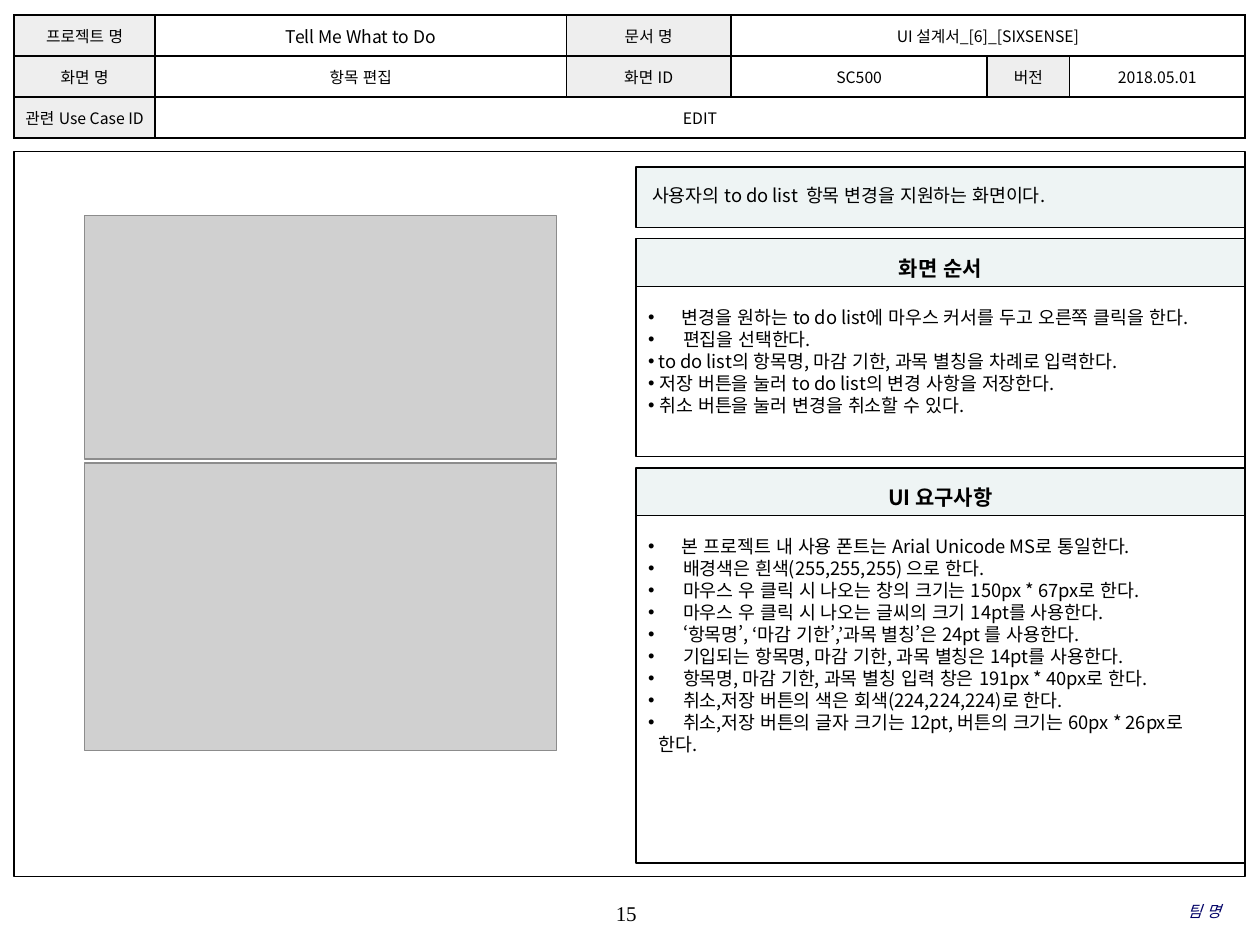
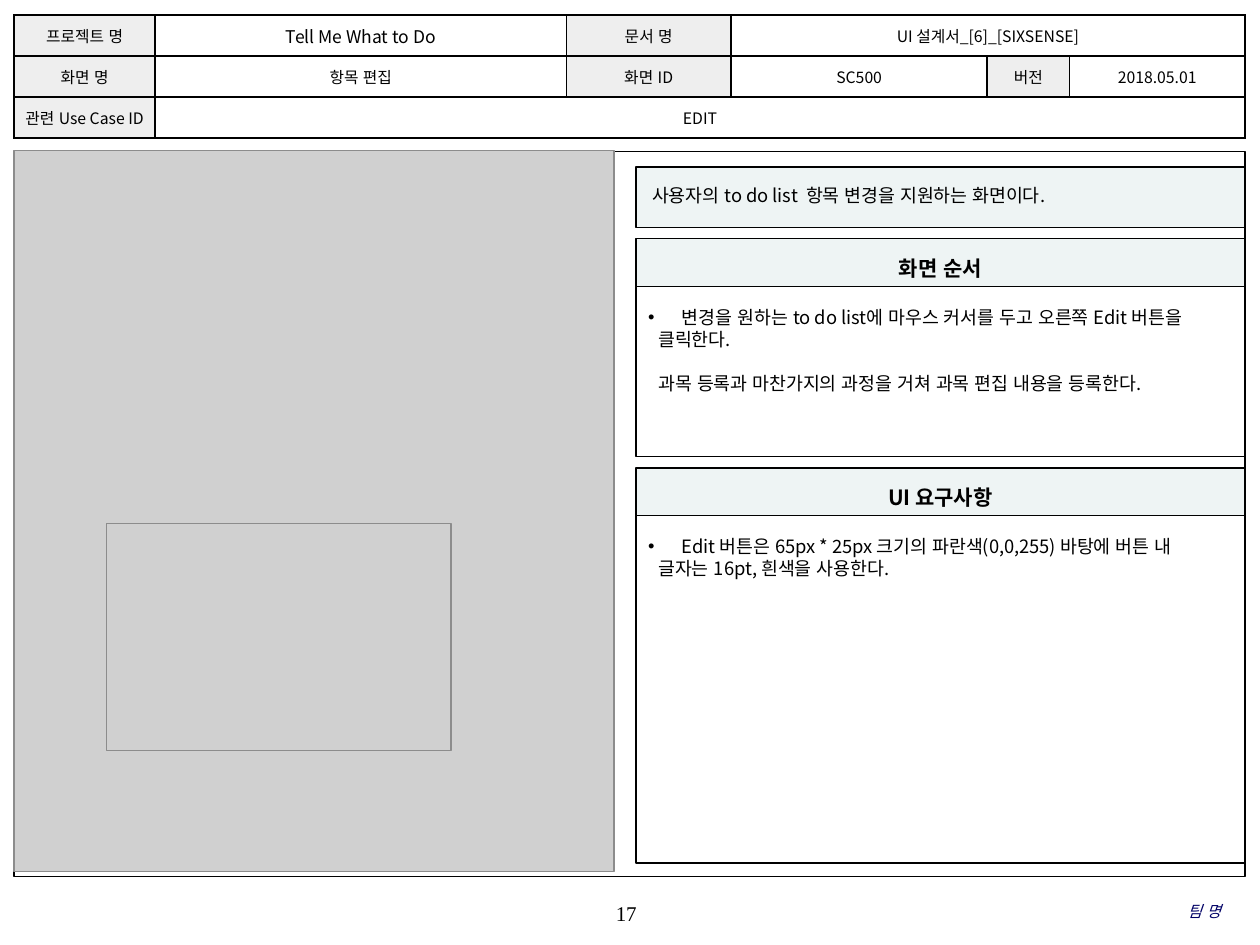
Before and after one commit to SMU-SE-Admin/18-1_6_SIXSENSE_Doc, a slide deck: slide 17 of 03 설계/UI 설계서_[6]_[SIXSENSE].pptx (slide 15 before the commit). Drawn at 1260x945 pixels with LibreOffice and Linux fonts; fonts in the diff are those of the drawing; grey boxes stand for pictures; background and template pictures are left out. Boxes give left, top, right and bottom in pixels: in the first picture for what was removed or moved away, otherwise in the second. Text is boxed around its words. In the diff, an @@ line names an element or a change of style, - is before the commit and + after.

```diff
--- a/03 설계/UI 설계서_[6]_[SIXSENSE].pptx
+++ b/03 설계/UI 설계서_[6]_[SIXSENSE].pptx
@@ picture added at <box>14,151,614,872</box> @@
@@ picture removed at <box>84,215,556,459</box> @@
@@ text in rectangle at <box>658,308,1182,392</box>: text changed @@
-• 변경을 원하는 to do list에 마우스 커서를 두고 오른쪽 클릭을 한다.
-• 편집을 선택한다.
-• to do list의 항목명, 마감 기한, 과목 별칭을 차례로 입력한다.
-• 저장 버튼을 눌러 to do list의 변경 사항을 저장한다.
-• 취소 버튼을 눌러 변경을 취소할 수 있다.
+• 변경을 원하는 to do list에 마우스 커서를 두고 오른쪽 Edit 버튼을
+클릭한다.
+과목 등록과 마찬가지의 과정을 거쳐 과목 편집 내용을 등록한다.
@@ picture: place and size @@
-picture at <box>84,464,556,751</box>
+picture at <box>107,523,451,750</box>
@@ text in rectangle at <box>658,537,1171,580</box>: text changed @@
-• 본 프로젝트 내 사용 폰트는 Arial Unicode MS로 통일한다.
-• 배경색은 흰색(255,255,255) 으로 한다.
-• 마우스 우 클릭 시 나오는 창의 크기는 150px * 67px로 한다.
-• 마우스 우 클릭 시 나오는 글씨의 크기 14pt를 사용한다.
-• ‘항목명’, ‘마감 기한’,’과목 별칭’은 24pt 를 사용한다.
-• 기입되는 항목명, 마감 기한, 과목 별칭은 14pt를 사용한다.
-• 항목명, 마감 기한, 과목 별칭 입력 창은 191px * 40px로 한다.
-• 취소,저장 버튼의 색은 회색(224,224,224)로 한다.
-• 취소,저장 버튼의 글자 크기는 12pt, 버튼의 크기는 60px * 26px로
-한다.
+• Edit 버튼은 65px * 25px 크기의 파란색(0,0,255) 바탕에 버튼 내
+글자는 16pt, 흰색을 사용한다.
@@ page number at <box>616,907,637,921</box>: text changed @@
-15
+17
```
Also in this commit, not shown: 18 other slides changed, 4 slides added.
